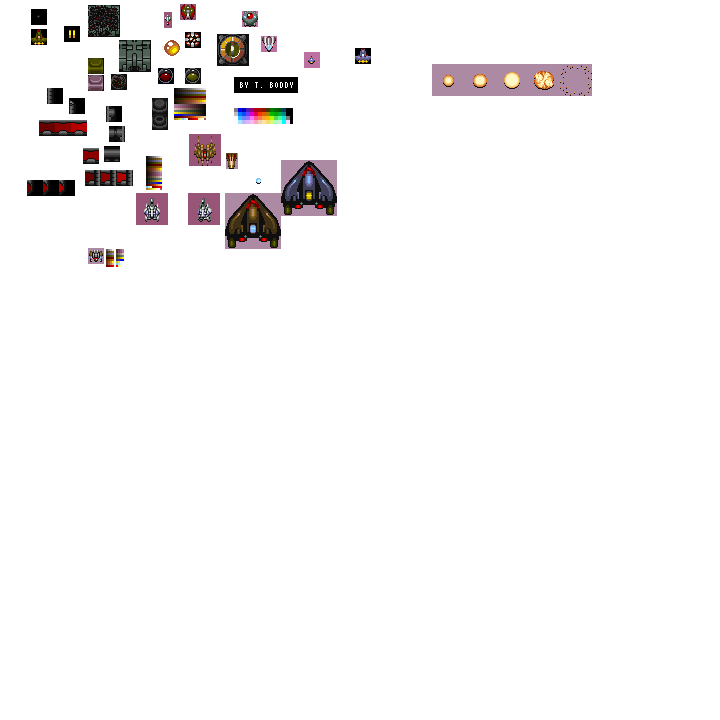
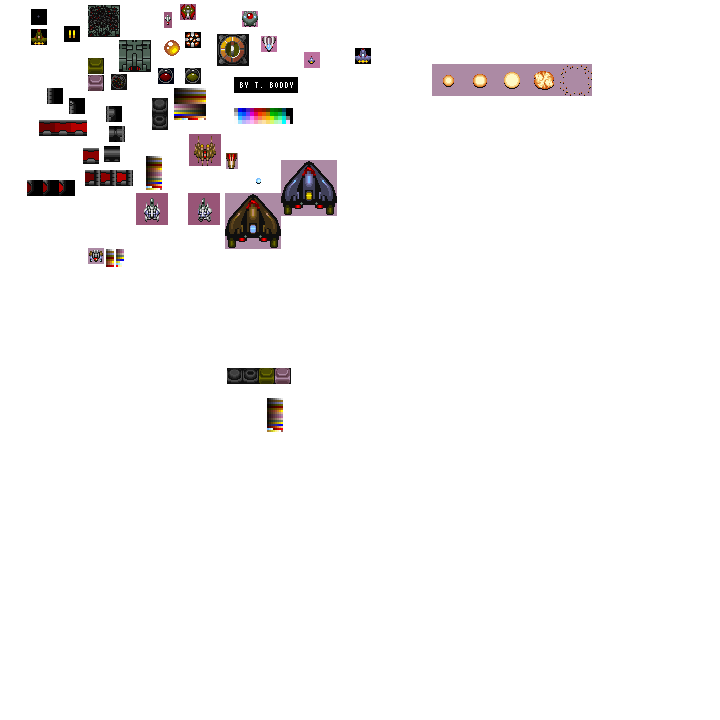
Before/after of a 720x720 layered artwork. What changed in the layer stack:
added group "sheet" with 2 layers above "pal2222" over [227,368,291,432]
added layer "Layer 6" in group "sheet" over [227,368,291,384]
added layer "pal2222 copy" in group "sheet" over [267,398,283,432]
